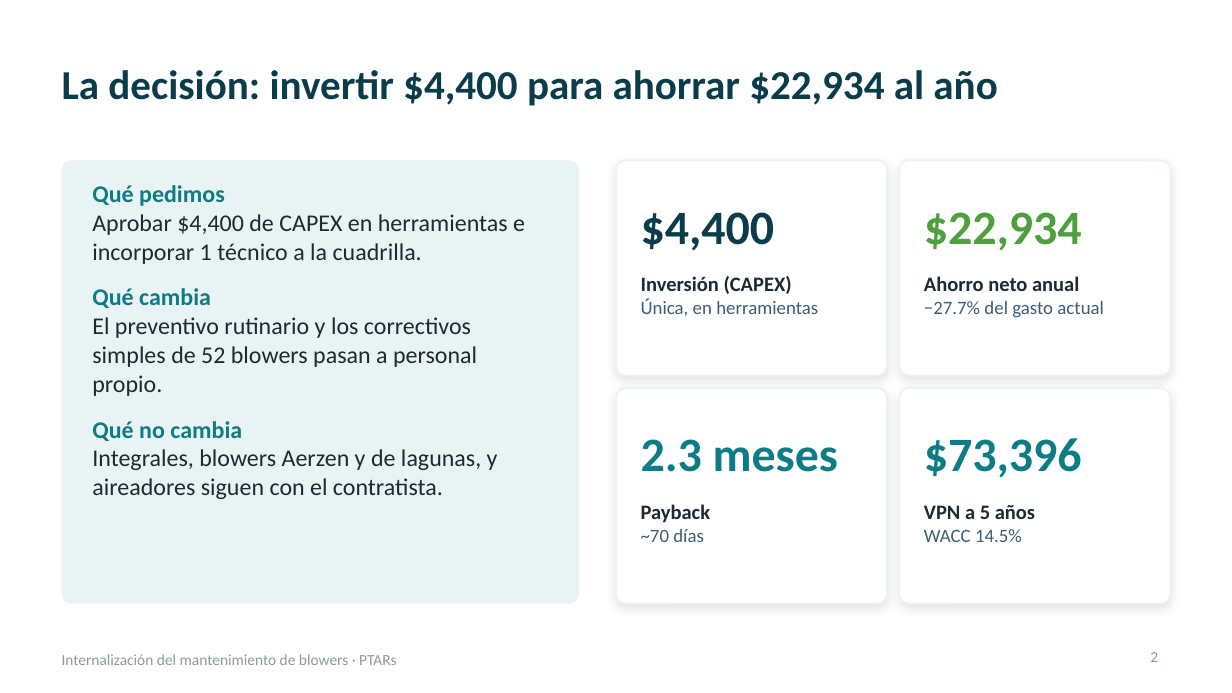
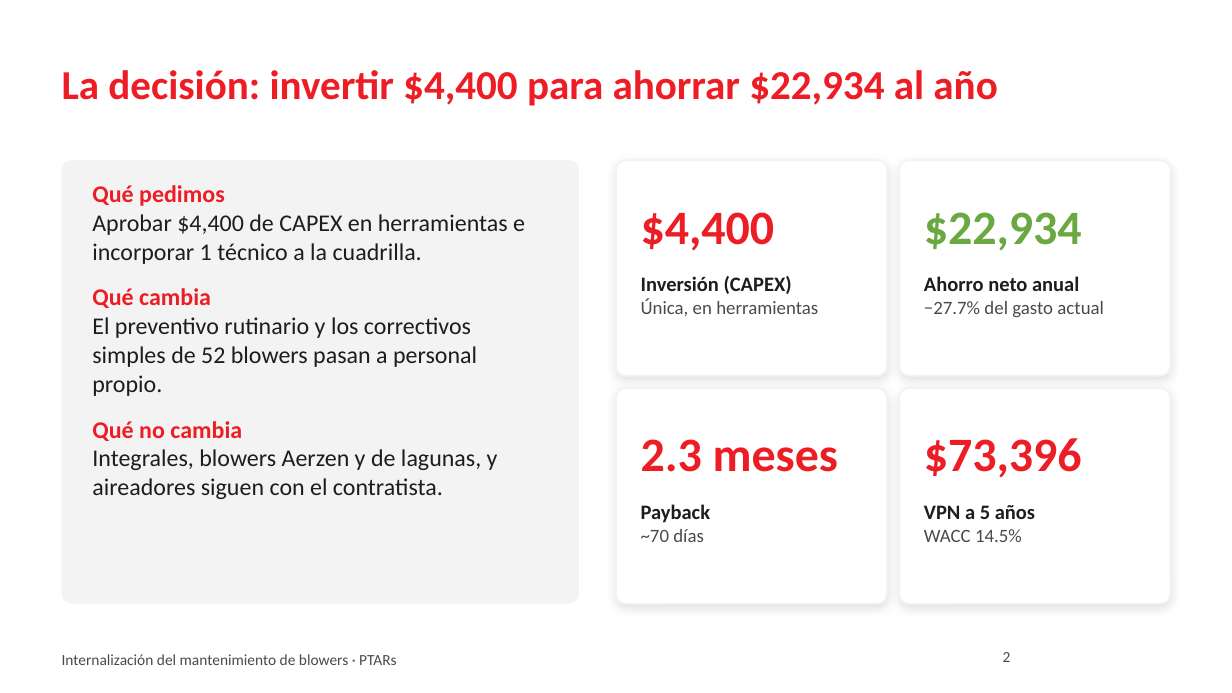
Before and after one commit to jjsamcar/Codigo-IA, a slide deck: slide 2 of presentaciones/Blowers_PTARs_Resumen_Gerencia.pptx. Drawn at 1232x693 pixels with LibreOffice and Linux fonts; fonts in the diff are those of the drawing; background and template pictures are left out. Boxes give left, top, right and bottom in pixels: in the first picture for what was removed or moved away, otherwise in the second. Text is boxed around its words. In the diff, an @@ line names an element or a change of style, - is before the commit and + after.

```diff
--- a/presentaciones/Blowers_PTARs_Resumen_Gerencia.pptx
+++ b/presentaciones/Blowers_PTARs_Resumen_Gerencia.pptx
@@ title "La decisión: invertir $4,400 para ..." at [62, 70, 997, 106]: text colour #0B3C49 to #ED1D26 @@
@@ rounded rectangle at [62, 160, 579, 604]: fill #EAF3F3 to #F3F3F3 @@
@@ text "Qué pedimos" at [92, 185, 525, 499]: text colour #0E7C86 to #ED1D26 in "Qué pedimos", "Qué cambia", "Qué no cambia"; text colour #1B2A33 to #1D1D1B in "Aprobar $4,400 de CAPEX en herramientas e ...", "El preventivo rutinario y los correctivos simples ...", "Integrales, blowers Aerzen y de lagunas, y ..." @@
@@ text "$4,400" at [641, 212, 775, 251]: text colour #0B3C49 to #ED1D26 @@
@@ text "$22,934" at [924, 212, 1082, 250]: text colour #4E9F3D to #6AA842 @@
@@ text "Inversión (CAPEX)" at [641, 276, 818, 316]: text colour #1B2A33 to #1D1D1B in "Inversión (CAPEX)"; text colour #3E5C76 to #4A4A4A in "Única, en herramientas" @@
@@ text "Ahorro neto anual" at [924, 276, 1104, 317]: text colour #1B2A33 to #1D1D1B in "Ahorro neto anual"; text colour #3E5C76 to #4A4A4A in "−27.7% del gasto actual" @@
@@ outline #EAF3F3 1 pt to #F3F3F3 1 pt; shadow changed in 4 elements at [616, 160, 887, 376], [899, 160, 1170, 376], [616, 388, 887, 604], [899, 388, 1170, 604] @@
@@ text "2.3 meses" at [641, 439, 838, 472]: text colour #0E7C86 to #ED1D26 @@
@@ text "$73,396" at [924, 438, 1082, 477]: text colour #0E7C86 to #ED1D26 @@
@@ text "Payback" at [641, 504, 711, 542]: text colour #1B2A33 to #1D1D1B in "Payback"; text colour #3E5C76 to #4A4A4A in "~70 días" @@
@@ text "VPN a 5 años" at [924, 505, 1035, 542]: text colour #1B2A33 to #1D1D1B in "VPN a 5 años"; text colour #3E5C76 to #4A4A4A in "WACC 14.5%" @@
@@ text "Internalización del mantenimiento de blowers ..." at [62, 654, 397, 665]: text colour #8A9BA3 to #4A4A4A @@
@@ page number: place and size @@
-page number at [1150, 652, 1158, 662]
+page number at [1003, 652, 1011, 662]
@@ page number at [1003, 652, 1011, 662]: text colour #8A9BA3 to #4A4A4A @@
```
Also in this commit, not shown: 14 other slides changed.
